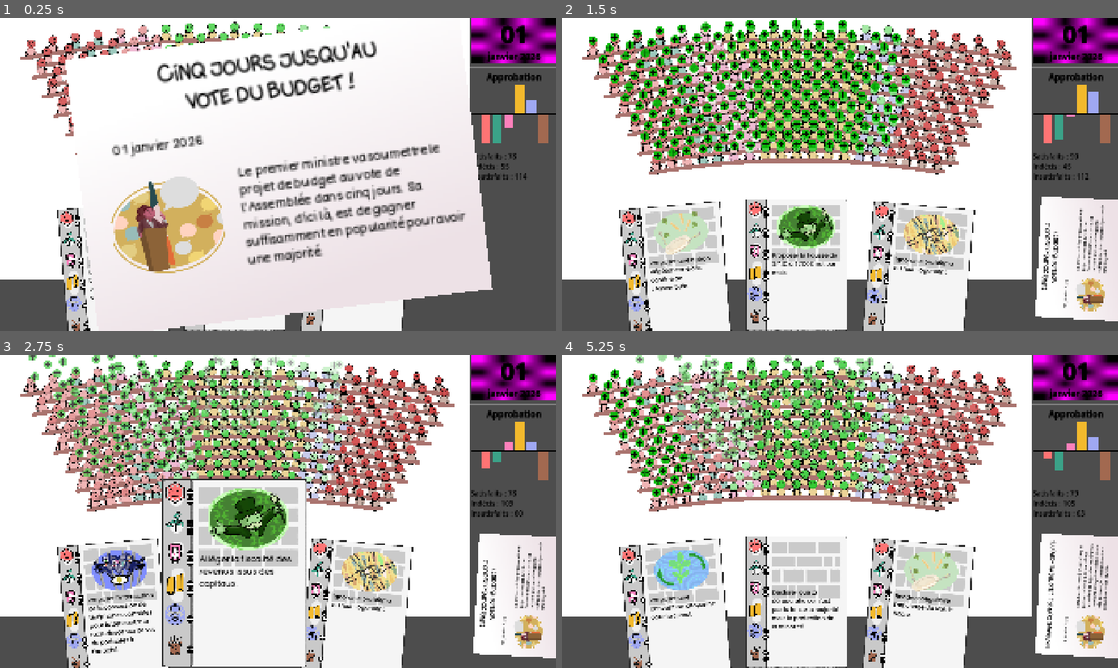
Above: before the commit, frames 1-4 (two rows, left to right).
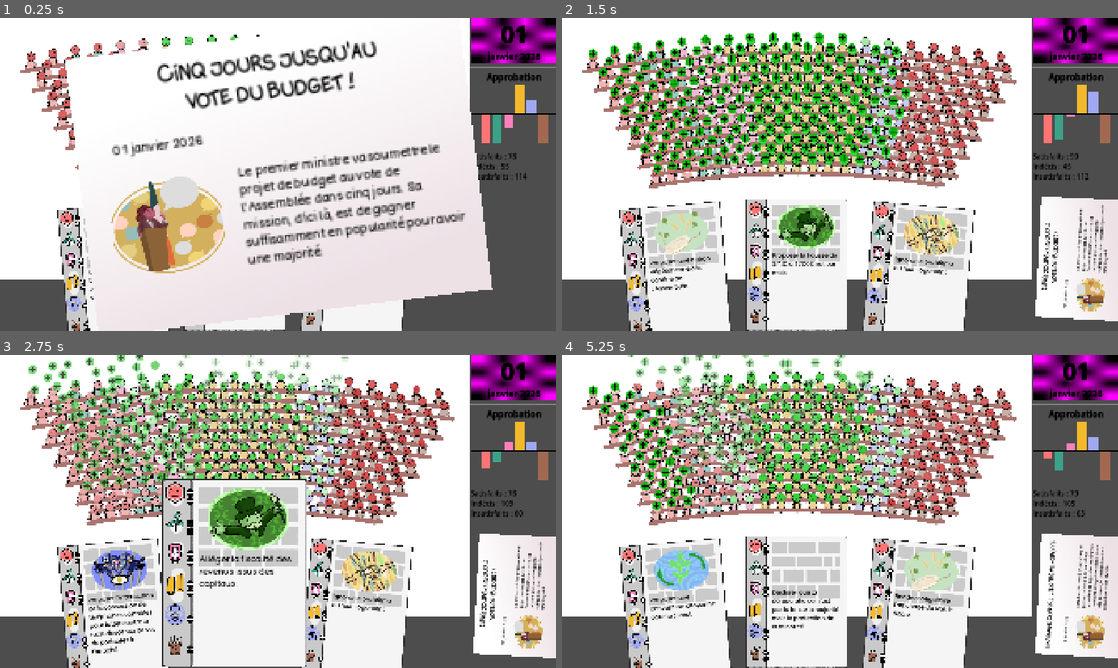
Above: after the commit, the same moments.

Repository: remimorvan/assemblee-nationale-simulator
Game: Godot game, scene res://scenes/game.tscn
Same seed, same stepped clock (60 frames per second), same inputs: the game is played once before the commit and once after it.
Inputs (mouse positions are in pixels of both pictures, inside the frame that each line leads up to):
- Up to frame 1 (0.25 s): no input
- Up to frame 2 (1.5 s): tap Enter at 0.5 s; move the mouse to (1073, 115) at 0.52 s; click (1073, 115) at 0.67 s; tap Space at 1.25 s; move the mouse to (673, 271) at 1.27 s; click (673, 271) at 1.42 s
- Up to frame 3 (2.75 s): move the mouse to (233, 602) at 2.02 s; click (233, 602) at 2.17 s
- Up to frame 4 (5.25 s): move the mouse to (917, 608) at 2.77 s; click (917, 608) at 2.92 s; click (917, 608) at 3.67 s; move the mouse to (795, 602) at 4.27 s; click (795, 602) at 4.42 s; move the mouse to (795, 574) at 5.02 s; click (795, 574) at 5.17 s

The runs differ from the first frame. In frame 1, 3.1% of the frame differs, in the area x 3-60%, y 1-49%; in frame 2, 29%; in frame 3, 27%; in frame 4, 29%, in the area x 3-82%, y 0-55%.

Commit message:
lower hemicycle

Diff:
--- a/scripts/hemicycle.gd
+++ b/scripts/hemicycle.gd
@@ -10,7 +10,7 @@
 var width: int = 19
 var height: int = 13
 
-const yoffset = 0.15
+const yoffset = 0.1
 
 var group_repartition: Array[int] = [
 	81,
